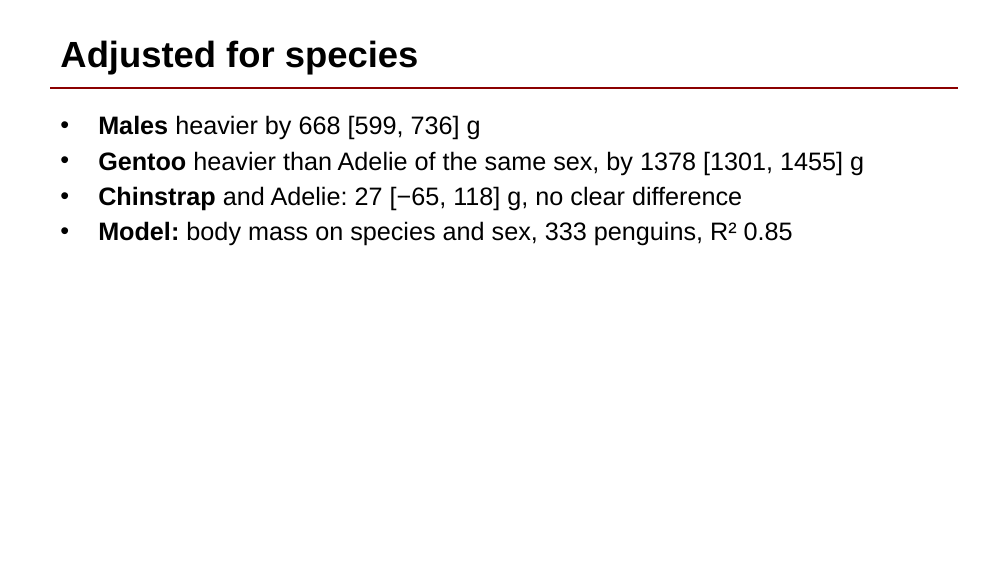
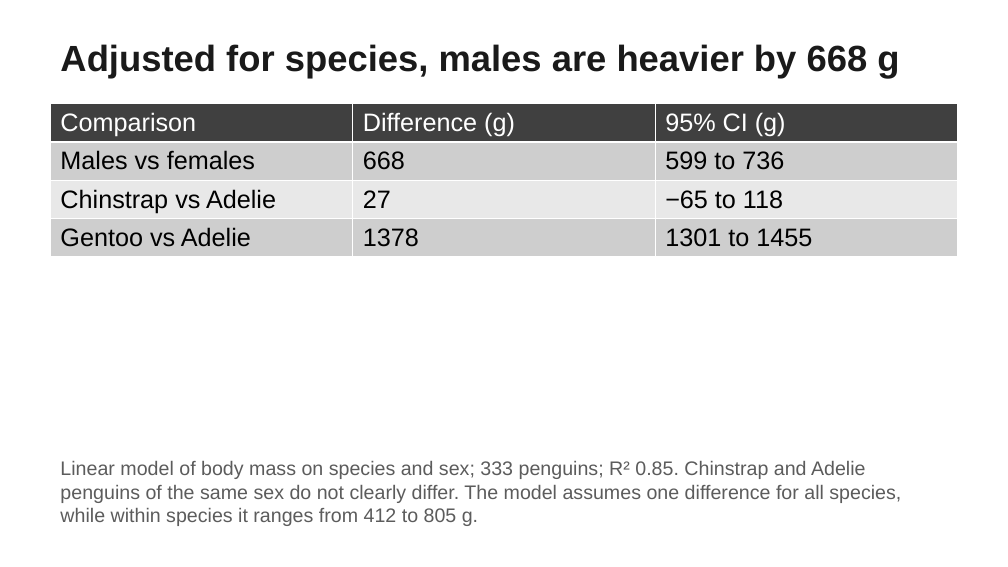
Before and after one commit to soffiafdz/r-analysis-template, a slide deck: slide 5 of example/outputs/reports/slides.pptx. Drawn at 1008x567 pixels with LibreOffice and Linux fonts; fonts in the diff are those of the drawing. Boxes give left, top, right and bottom in pixels: in the first picture for what was removed or moved away, otherwise in the second. Text is boxed around its words. In the diff, an @@ line names an element or a change of style, - is before the commit and + after.

Commit message:
Rebuild the example decks on the new slide theme

```diff
--- a/example/outputs/reports/slides.pptx
+++ b/example/outputs/reports/slides.pptx
@@ title "Adjusted for species, males are ..." at (60,44,899,79): vertical alignment middle to bottom @@
@@ title at (60,44,899,79): text changed; text colour #000000 to #1A1A1A @@
-Adjusted for species
+Adjusted for species, males are heavier by 668 g
@@ line removed from (50, 88) to (958, 88) @@
@@ table added at (50,104,958,438), 4 rows, 3 columns @@
+Comparison | Difference (g) | 95% CI (g)
+Males vs females | 668 | 599 to 736
+Chinstrap vs Adelie | 27 | −65 to 118
+Gentoo vs Adelie | 1378 | 1301 to 1455
@@ text removed at (98,115,864,246) @@
-• Males heavier by 668 [599, 736] g
-• Gentoo heavier than Adelie of the same sex, by 1378 [1301, 1455] g
-• Chinstrap and Adelie: 27 [−65, 118] g, no clear difference
-• Model: body mass on species and sex, 333 penguins, R² 0.85
@@ text added at (60,461,901,526), 14 pt, text #5C5C5C @@
+Linear model of body mass on species and sex; 333 penguins; R² 0.85. Chinstrap and Adelie penguins of the same sex do not clearly differ. The model assumes one difference for all species, while within species it ranges from 412 to 805 g.
```
Also in this commit, not shown: 4 other slides changed, 1 slide removed, 14 other files.
